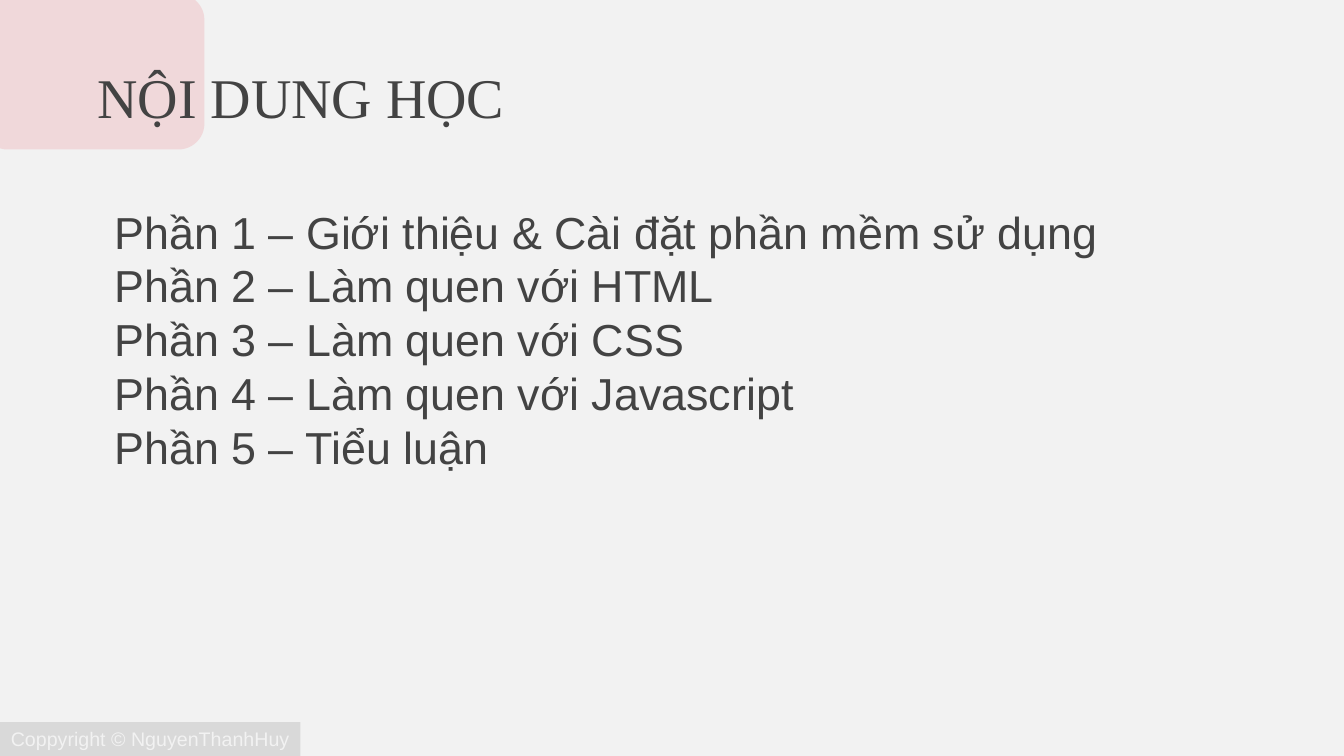
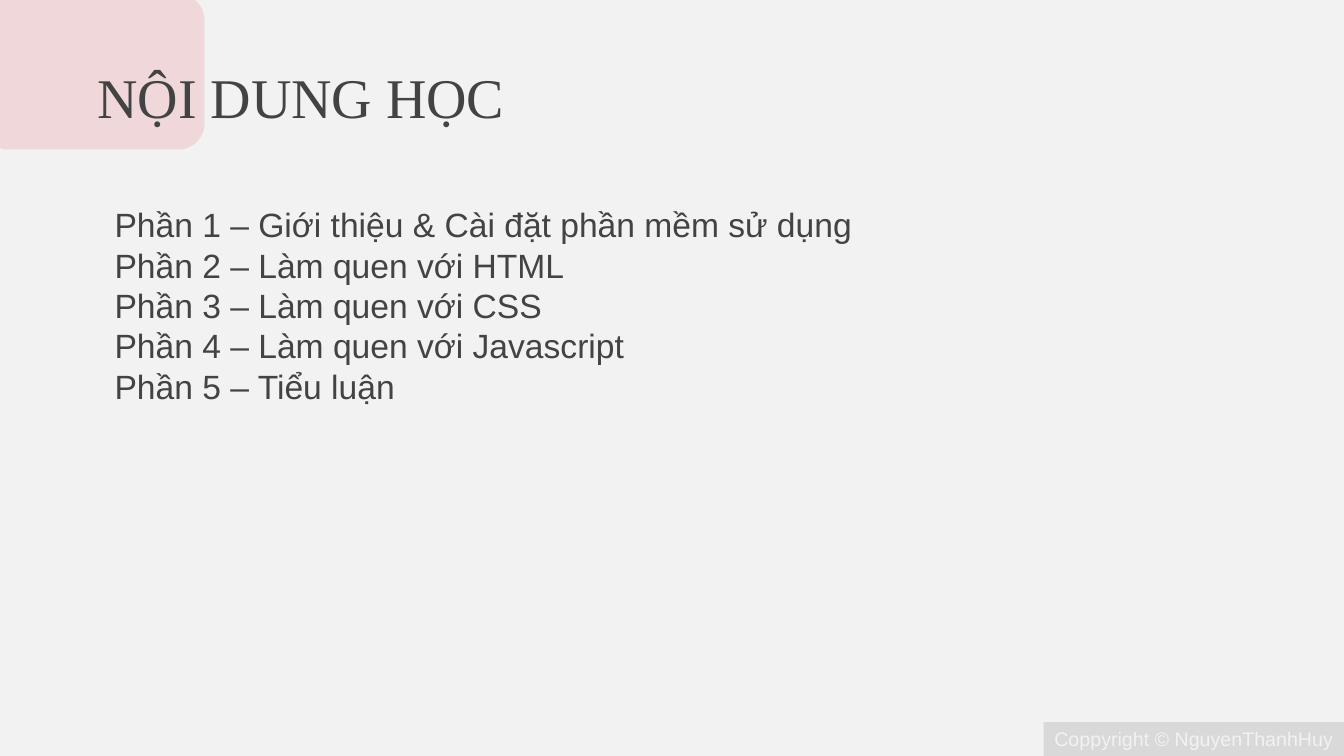
Before and after one commit to YoungBirds134/document_DevWeb, a slide deck: slide 3 of LapTrinhWeb.pptx. Drawn at 1344x756 pixels with LibreOffice and Linux fonts; fonts in the diff are those of the drawing. Boxes give left, top, right and bottom in pixels: in the first picture for what was removed or moved away, otherwise in the second. Text is boxed around its words. In the diff, an @@ line names an element or a change of style, - is before the commit and + after.

```diff
--- a/LapTrinhWeb.pptx
+++ b/LapTrinhWeb.pptx
@@ subtitle "Phần 1 – Giới thiệu ..." at <box>115,211,852,404</box>: size 32 to 24 pt @@
@@ rectangle: place and size @@
-rectangle at <box>0,722,300,756</box>
+rectangle at <box>1044,722,1344,756</box>
```
Also in this commit, not shown: 8 other slides changed, 2 slides added.
